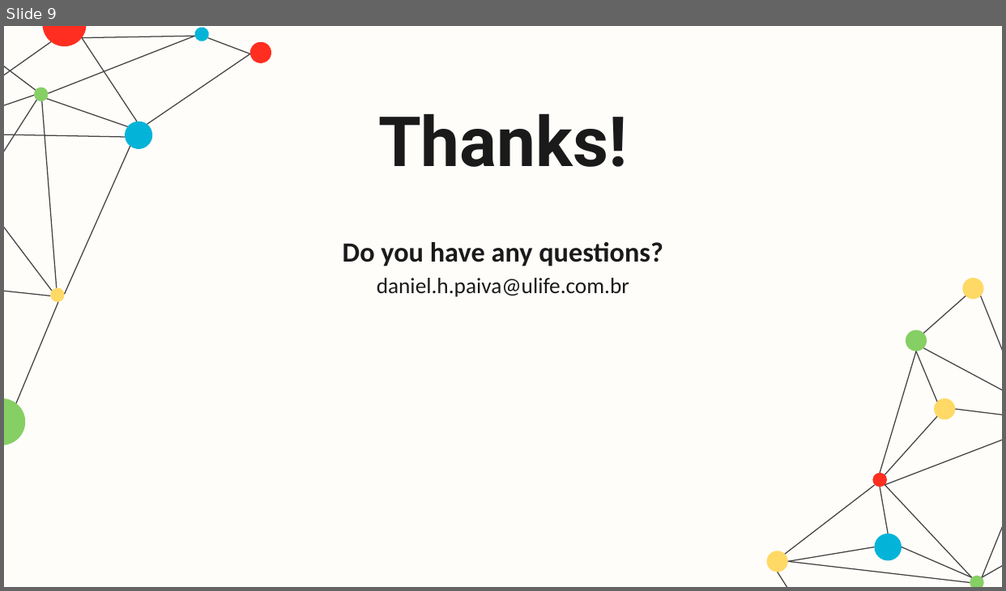
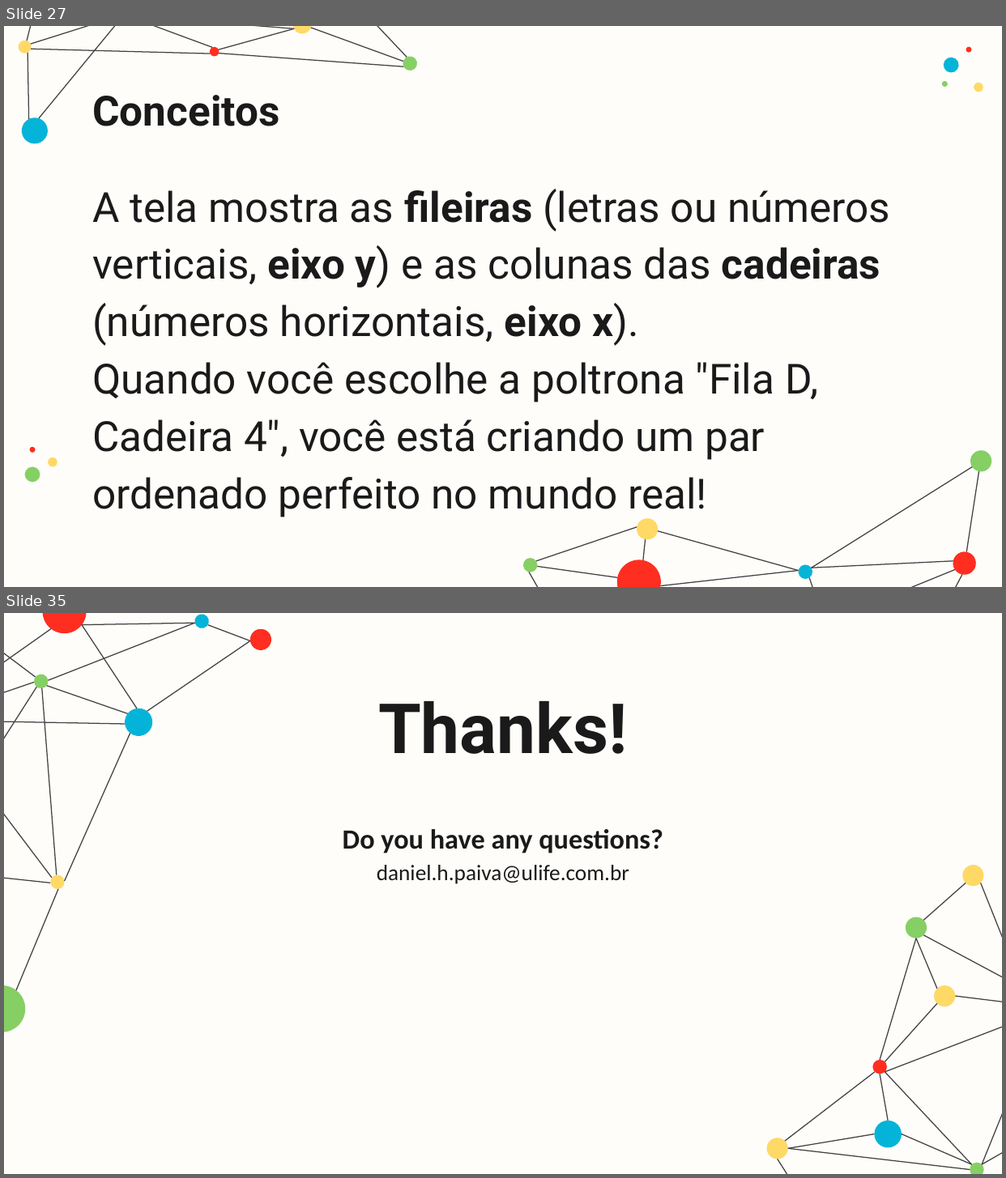
Before and after one commit to danhpaiva/una-teach-mca-202602, a slide deck: slide/teorica/05/05.mc.pptx. Shown one above the other, each under a label of ours: slide 9 before the commit, slides 27 and 35 after it; the slides between them are not shown. The pictures are 1006x591 and 1006x1178 pixels, drawn with LibreOffice and Linux fonts; fonts in the diff are those of the drawing. Boxes give left, top, right and bottom in pixels: in the first picture for what was removed or moved away, otherwise in the second. Text is boxed around its words. In the diff, an @@ line names an element or a change of style, - is before the commit and + after.

```diff
--- a/slide/teorica/05/05.mc.pptx
+++ b/slide/teorica/05/05.mc.pptx
@@ slide 27 added at <box>4,26,1002,587</box>, background #FEFDFA @@
@@ title added at <box>92,95,279,126</box>, 30 pt, text #1A1A1A, bold @@
+Conceitos
@@ group added at <box>25,47,983,482</box>: 7 ellipses @@
@@ subtitle added at <box>92,189,890,518</box>, 30 pt, text #1A1A1A @@
+A tela mostra as fileiras (letras ou números verticais, eixo y) e as colunas das cadeiras (números horizontais, eixo x).
+Quando você escolhe a poltrona "Fila D, Cadeira 4", você está criando um par ordenado perfeito no mundo real!
@@ group added at <box>16,26,995,587</box>: 23 lines, 11 ellipses @@
@@ what was slide 9 is now slide 35 @@
```
Also in this commit, not shown: 2 slides changed, 30 other slides added, 5 slides removed, 1 other file.
